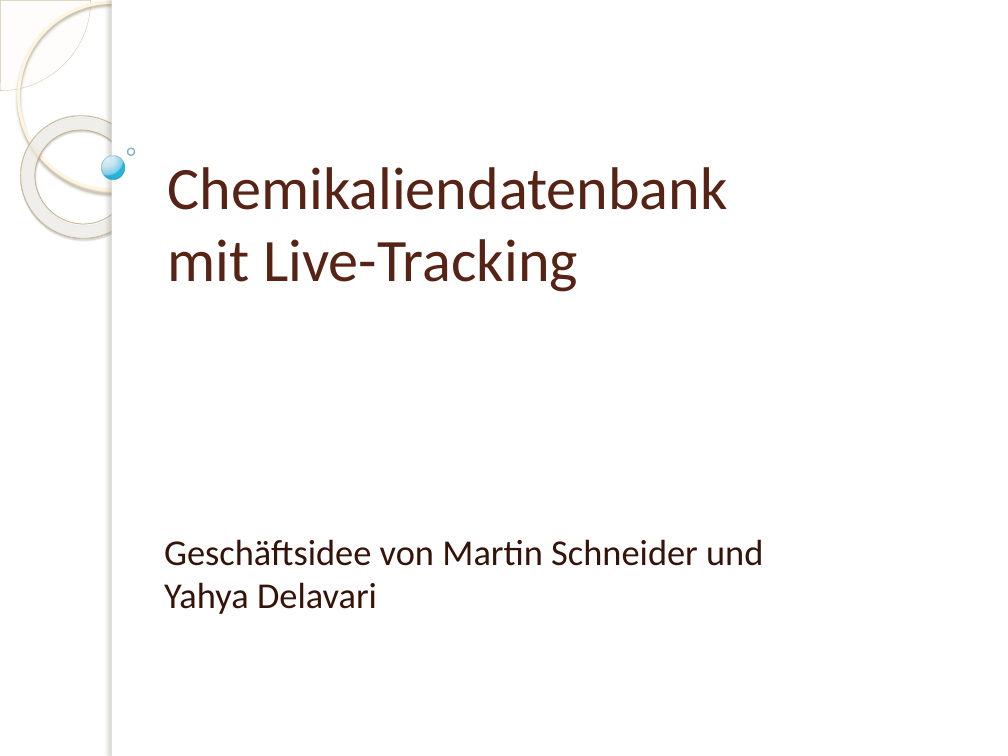
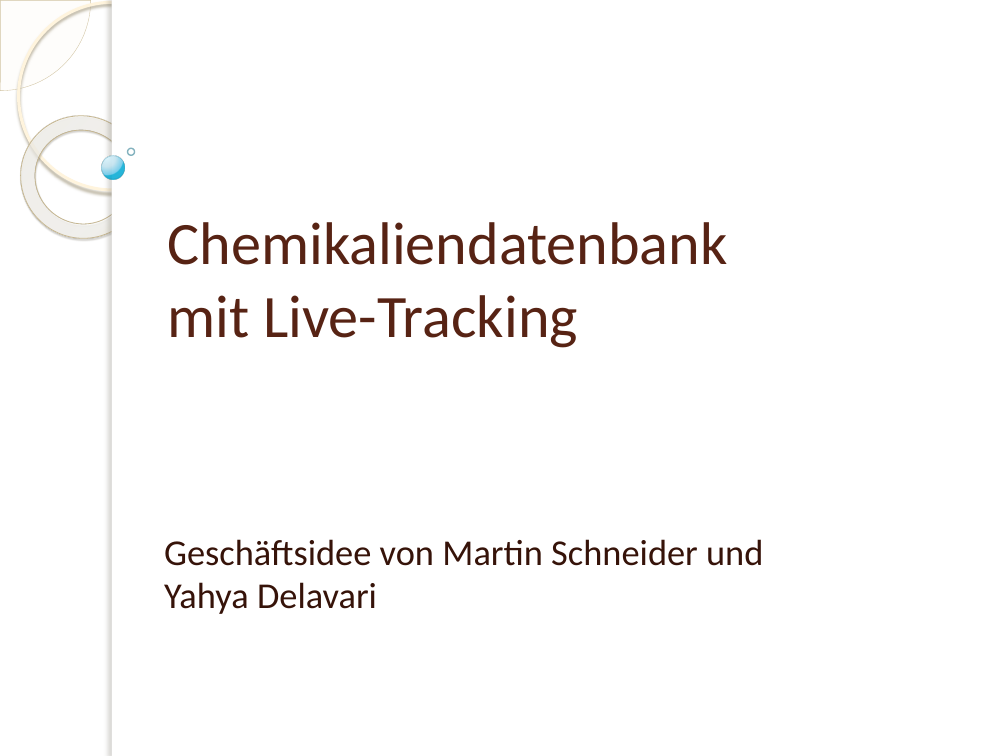
Before and after one commit to Bondzio/Stuff, a slide deck: slide 1 of Studium MW/Projektmanagement/Idee.pptx. Drawn at 1008x756 pixels with LibreOffice and Linux fonts; fonts in the diff are those of the drawing; background and template pictures are left out. Boxes give left, top, right and bottom in pixels: in the first picture for what was removed or moved away, otherwise in the second. Text is boxed around its words. In the diff, an @@ line names an element or a change of style, - is before the commit and + after.

```diff
--- a/Studium MW/Projektmanagement/Idee.pptx
+++ b/Studium MW/Projektmanagement/Idee.pptx
@@ title "Chemikaliendatenbank mit Live-Tracking": place and size @@
-title "Chemikaliendatenbank mit Live-Tracking" at (168,167,728,292)
+title "Chemikaliendatenbank mit Live-Tracking" at (168,222,728,348)
```
Also in this commit, not shown: 1 other slide changed.
